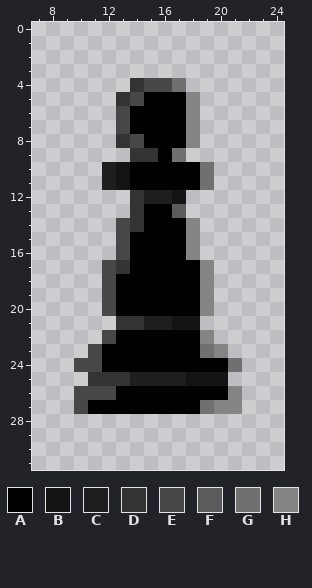
File history of a pixel-art sprite, assets/textures/pieces/pawn_b.png. Above, as it was before the edit.
The file is 32x32 pixels. Colours within 5 levels of each other are drawn and written as one. Shown: x 7..24, y 0..31.
Palette (. is transparent): A #000000  B #141414  C #1e1e1e  D #333333  E #474747  F #5b5b5b  G #707070  H #848484
Pixels before, first column x 10:
 4 ....DEEG....
 5 ...DEAAAH...
 6 ...EAAAAH...
 7 ...EAAAAH...
 8 ...DEAAAH...
 9 ....DDAG....
10 ..CBAAAAAG..
11 ..CBAAAAAG..
12 ....DCCB....
13 ....DAAF....
14 ...EDAAAH...
15 ...EAAAAH...
16 ...EAAAAH...
17 ..EDAAAAAH..
18 ..EAAAAAAH..
19 ..EAAAAAAH..
20 ..EAAAAAAH..
21 ...DDCCBB...
22 ..EAAAAAAH..
23 .EAAAAAAAGH.
24 EEAAAAAAAAAG
25 .DDDCCCCBBB.
26 EEEAAAAAAAAH
27 EAAAAAAAAGHH
After the commit:
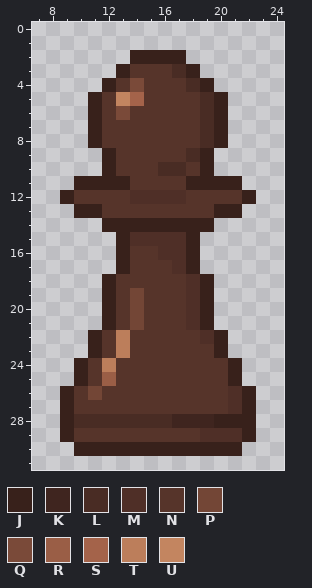
Colours new in this view: J #38211b  K #3f251f  L #492c24  M #4f2f27  N #56342a  P #734636  Q #7a4a39  R #9a5e46  S #a4634a  T #bc7e5b  U #c38560
Edits made:
Changed rows in their new state; - is an unchanged pixel.
first column x 9:
 2 -----JJJJ-----
 3 ----JNNNLJ----
 4 ---JNQNNNLJ---
 5 --JNUSNNNNLJ--
 6 --JNQNNNNNLJ--
 7 --JNNNNNNNLJ--
 8 --JNNNNNNNLJ--
 9 ---JNNNNNLJ---
10 ---JNNNLLNJ---
11 -JJJJNNNNJJJJ-
12 JNNNNMMMMNNNNJ
13 -JJNNNNNNNNJJ-
14 ---JJJJJJJJ---
15 ----JMMMMJ----
16 ----JNNMMJ----
17 ---.JNNNMJ.---
18 ---JNNNNNMJ---
19 ---JNPNNNMJ---
20 ---JNPNNNMJ---
21 ---JNPNNNMJ---
22 --JNTNNNNNMJ--
23 --JNTNNNNNNJ--
24 -JNTNNNNNNNNJ-
25 -JNRNNNNNNNNJ-
26 JNPNNNNNNNNNMJ
27 JNNNNNNNNNNNMJ
28 JLLLLLLLKKKJJJ
29 JNNNNNNNNNMMMJ
30 -JJJJJJJJJJJJ-
Pixel boxes of the changes (left, top, right, bottom) in both pictures:
changed: (60, 50, 256, 456)
